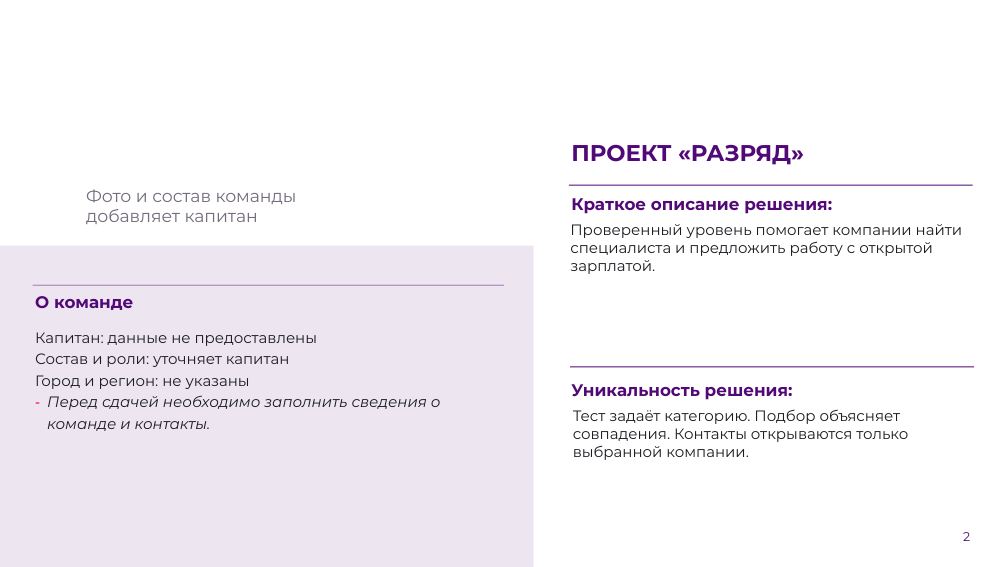
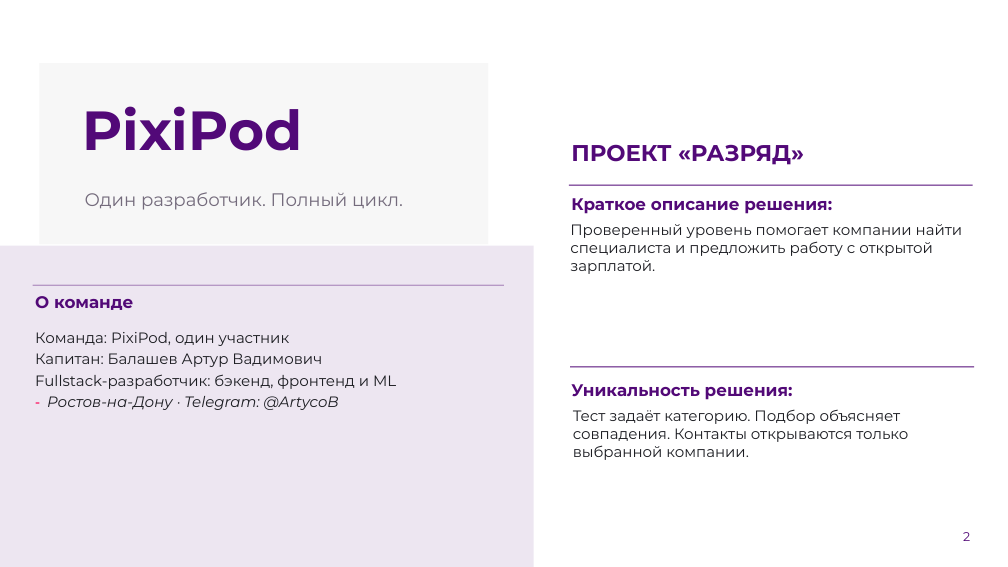
Before and after one commit to ArtycoBW/-, a slide deck: slide 2 of output/presentation/Разряд-презентация.pptx. Drawn at 1008x567 pixels with LibreOffice and Linux fonts; fonts in the diff are those of the drawing; background and template pictures are left out. Boxes give left, top, right and bottom in pixels: in the first picture for what was removed or moved away, otherwise in the second. Text is boxed around its words. In the diff, an @@ line names an element or a change of style, - is before the commit and + after.

Commit message:
docs(team): сведения о команде PixiPod в материалах защиты

```diff
--- a/output/presentation/Разряд-презентация.pptx
+++ b/output/presentation/Разряд-презентация.pptx
@@ rectangle added at (39, 63, 488, 244), fill #F7F7F7 @@
@@ text added at (82, 106, 302, 151), 52.5 pt, text #520978, bold @@
+PixiPod
@@ text added at (85, 192, 403, 210), 17.2 pt, text #746B7C @@
+Один разработчик. Полный цикл.
@@ text removed at (86, 189, 297, 224) @@
-Фото и состав команды
-добавляет капитан
@@ text at (35, 332, 396, 410): text changed @@
-Капитан: данные не предоставлены
-Состав и роли: уточняет капитан
-Город и регион: не указаны
-– Перед сдачей необходимо заполнить сведения о команде и контакты.
+Команда: PixiPod, один участник
+Капитан: Балашев Артур Вадимович
+Fullstack-разработчик: бэкенд, фронтенд и ML
+– Ростов-на-Дону · Telegram: @ArtycoB
```
Also in this commit, not shown: 1 other slide changed, 1 slide added, 1 slide removed, 3 other files.
